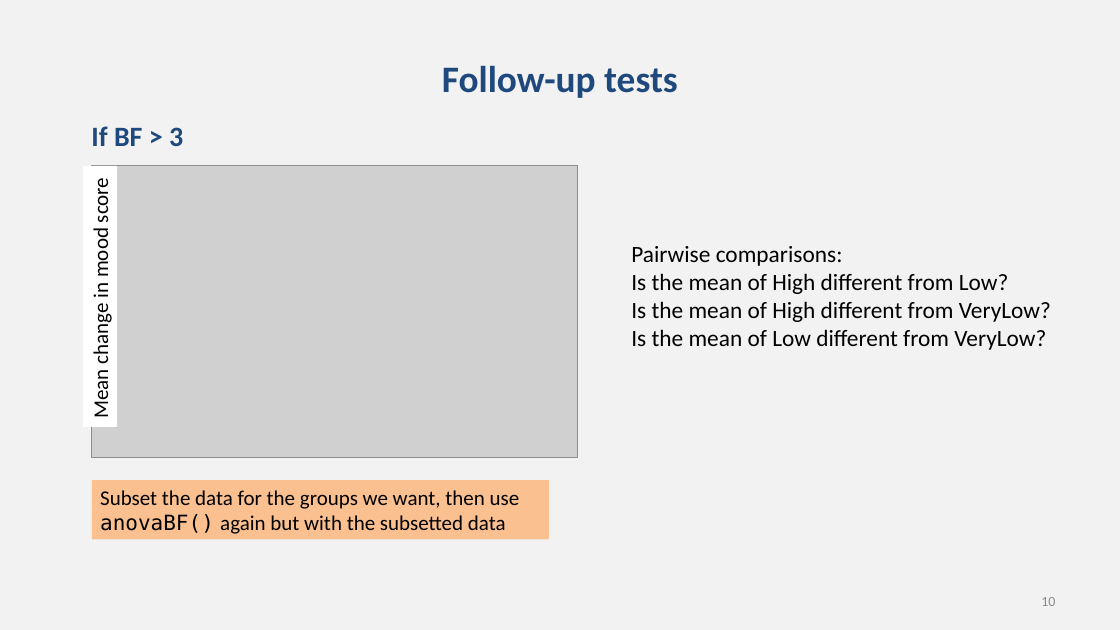
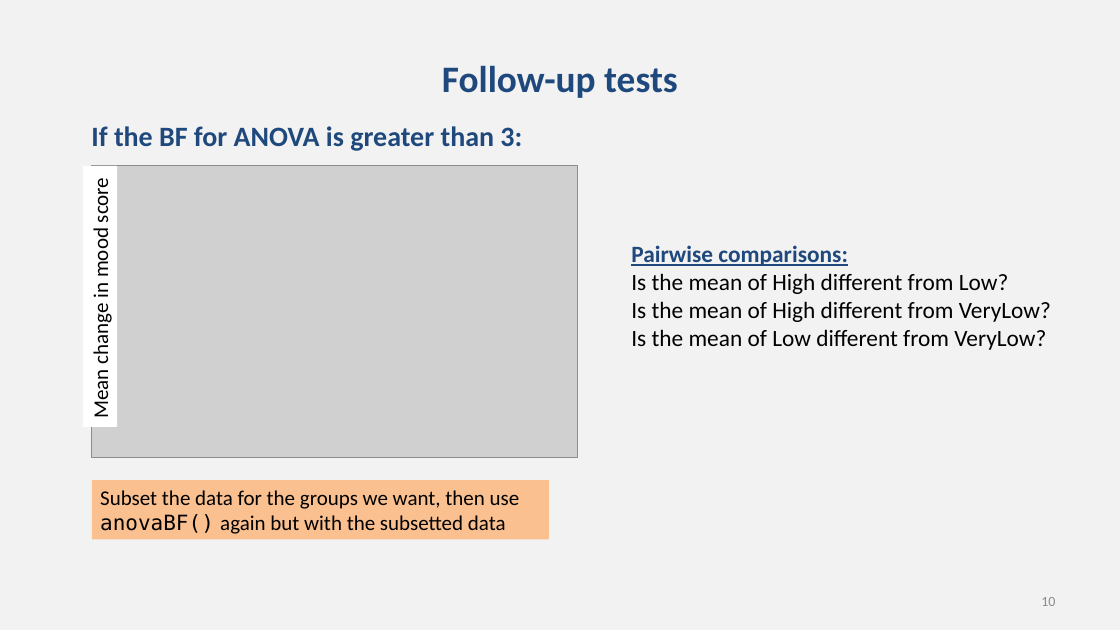
Before and after one commit to chrisjberry/datafluencyCB, a slide deck: slide 10 of docs/slides/PSYC753_L3_ANOVA_1.pptx. Drawn at 1120x630 pixels with LibreOffice and Linux fonts; fonts in the diff are those of the drawing; grey boxes stand for pictures. Boxes give left, top, right and bottom in pixels: in the first picture for what was removed or moved away, otherwise in the second. Text is boxed around its words. In the diff, an @@ line names an element or a change of style, - is before the commit and + after.

```diff
--- a/docs/slides/PSYC753_L3_ANOVA_1.pptx
+++ b/docs/slides/PSYC753_L3_ANOVA_1.pptx
@@ text at (91, 126, 522, 151): text changed @@
-If BF > 3
+If the BF for ANOVA is greater than 3:
@@ text at (631, 245, 848, 266): text colour #000000 to #1F497D, bold on, underline on in "Pairwise comparisons:" @@
```
Also in this commit, not shown: 9 other slides changed, 2 slides added, 1 slide removed.
